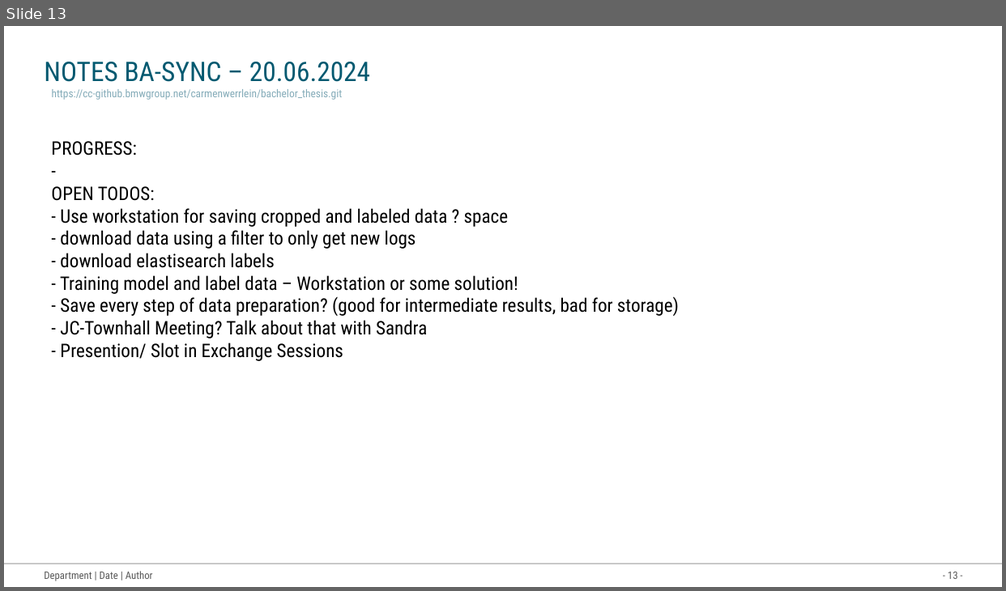
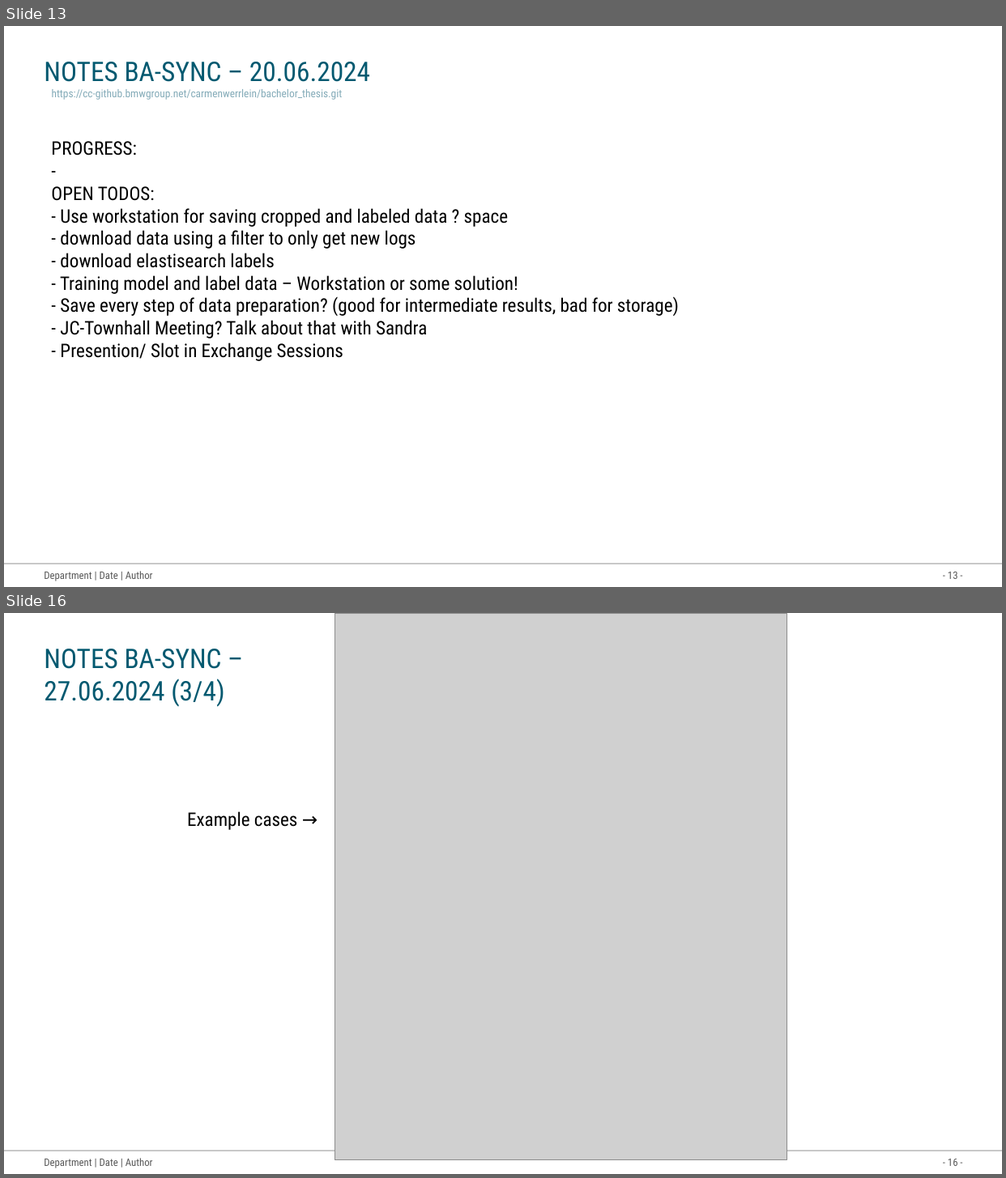
Before and after one commit to Werrwolf/bachelor-thesis, a slide deck: dokumentation_things/Roadmap Bachelor thesis.pptx. Shown one above the other, each under a label of ours: slide 13 before the commit, slides 13 and 16 after it; the slides between them are not shown. The pictures are 1006x591 and 1006x1178 pixels, drawn with LibreOffice and Linux fonts; fonts in the diff are those of the drawing; grey boxes stand for pictures. Boxes give left, top, right and bottom in pixels: in the first picture for what was removed or moved away, otherwise in the second. Text is boxed around its words. In the diff, an @@ line names an element or a change of style, - is before the commit and + after.

```diff
--- a/dokumentation_things/Roadmap Bachelor thesis.pptx
+++ b/dokumentation_things/Roadmap Bachelor thesis.pptx
@@ slide 16 added at (x1=4, y1=613, x2=1002, y2=1174), background #FFFFFF; not listed: 3 template elements that a slide beside it also shows @@
@@ picture added at (x1=335, y1=613, x2=787, y2=1161) @@
@@ title added at (x1=44, y1=649, x2=224, y2=707), 26 pt, text #035970 @@
+NOTES BA-SYNC – 27.06.2024 (3/4)
@@ text added at (x1=187, y1=811, x2=298, y2=830), 18 pt, text #000000 @@
+Example cases →
```
Also in this commit, not shown: 3 other slides added.
